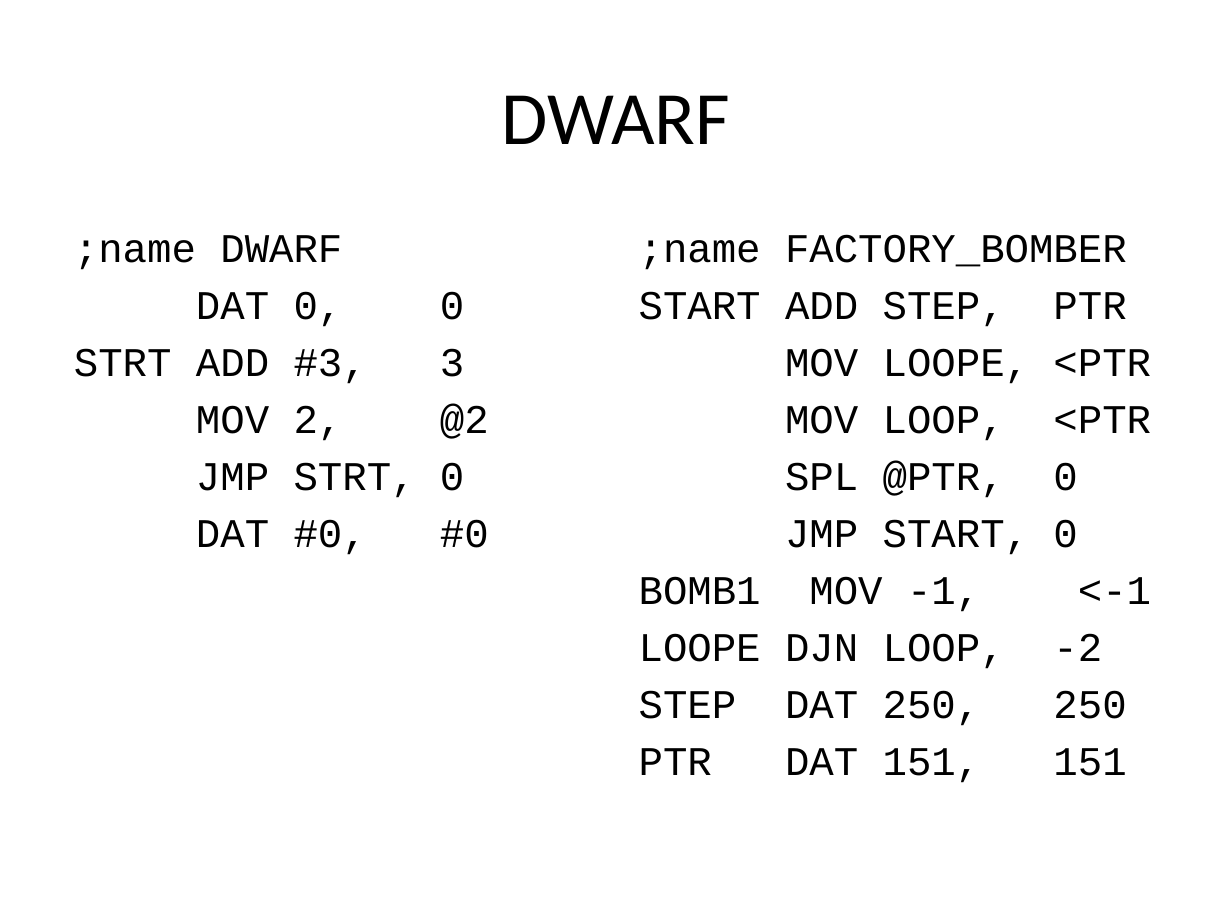
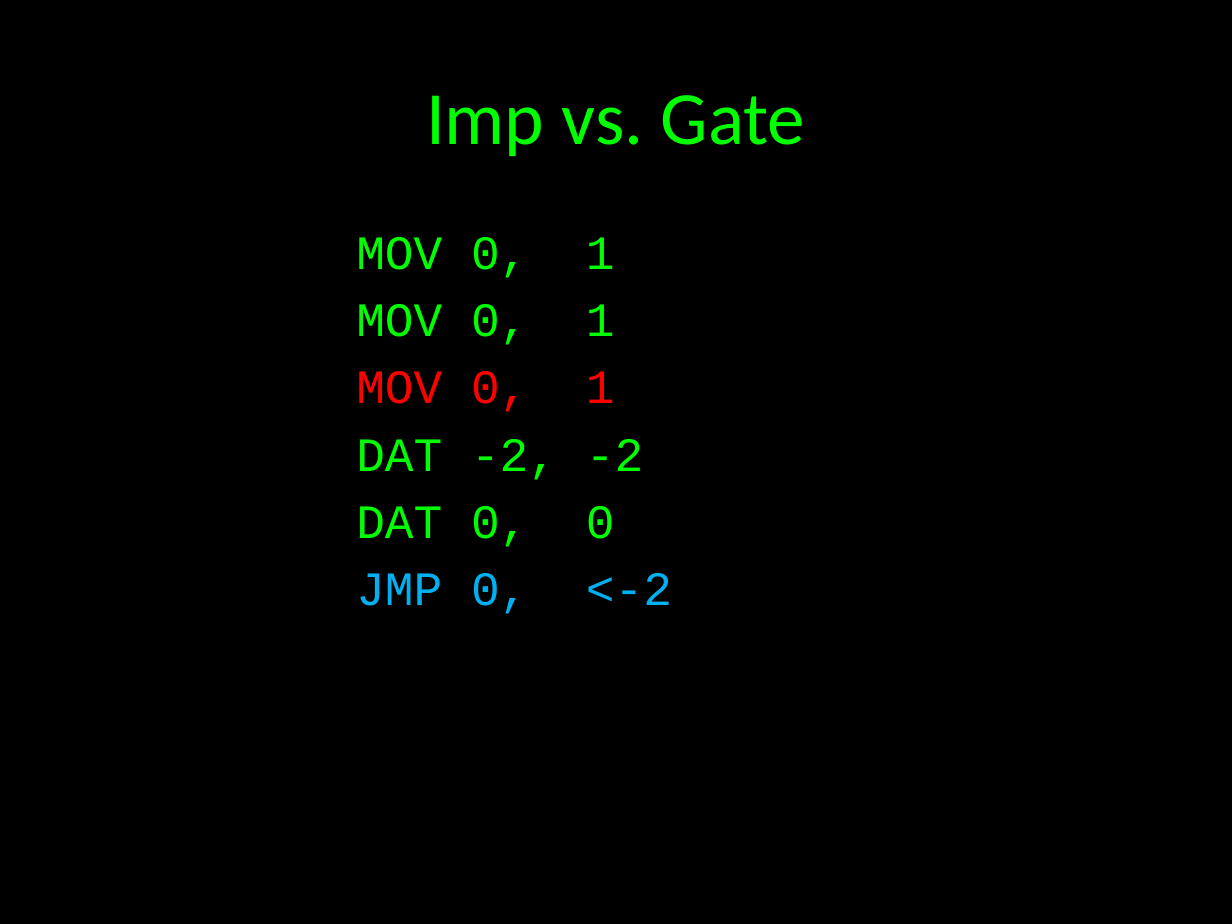
Before and after one commit to treeman/MARC, a slide deck: slide 13 of Report & presentation/redcode.pptx (slide 8 before the commit). Drawn at 1232x924 pixels with LibreOffice and Linux fonts; fonts in the diff are those of the drawing. Boxes give left, top, right and bottom in pixels: in the first picture for what was removed or moved away, otherwise in the second. Text is boxed around its words. In the diff, an @@ line names an element or a change of style, - is before the commit and + after.

Commit message:
Powerpoint

```diff
--- a/Report & presentation/redcode.pptx
+++ b/Report & presentation/redcode.pptx
@@ background #FFFFFF to #000000 @@
@@ title at (426, 95, 806, 156): text changed; text colour #000000 to #00FF00 @@
-DWARF
+Imp vs. Gate
@@ text removed at (74, 235, 489, 555) @@
-;name DWARF
-DAT 0, 0
-STRT ADD #3, 3
-MOV 2, @2
-JMP STRT, 0
-DAT #0, #0
@@ text added at (356, 237, 672, 614), 28 pt, text #00FF00 @@
+MOV 0, 1
+MOV 0, 1
+MOV 0, 1
+DAT -2, -2
+DAT 0, 0
+JMP 0, <-2
@@ text removed at (639, 234, 1151, 783) @@
-;name FACTORY_BOMBER
-START ADD STEP, PTR
-MOV LOOPE, <PTR
-MOV LOOP, <PTR
-SPL @PTR, 0
-JMP START, 0
-BOMB1 MOV -1, <-1
-LOOPE DJN LOOP, -2
-STEP DAT 250, 250
-PTR DAT 151, 151
```
Also in this commit, not shown: 5 other slides changed, 11 slides added, 2 slides removed.
